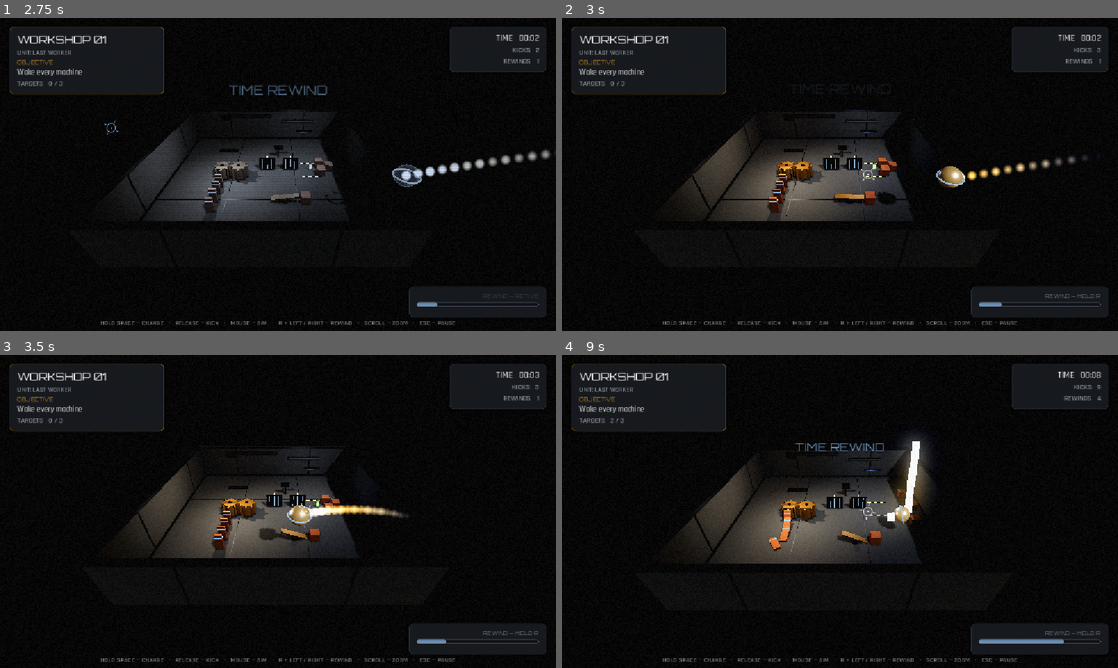
Above: before the commit, frames 1-4 (two rows, left to right).
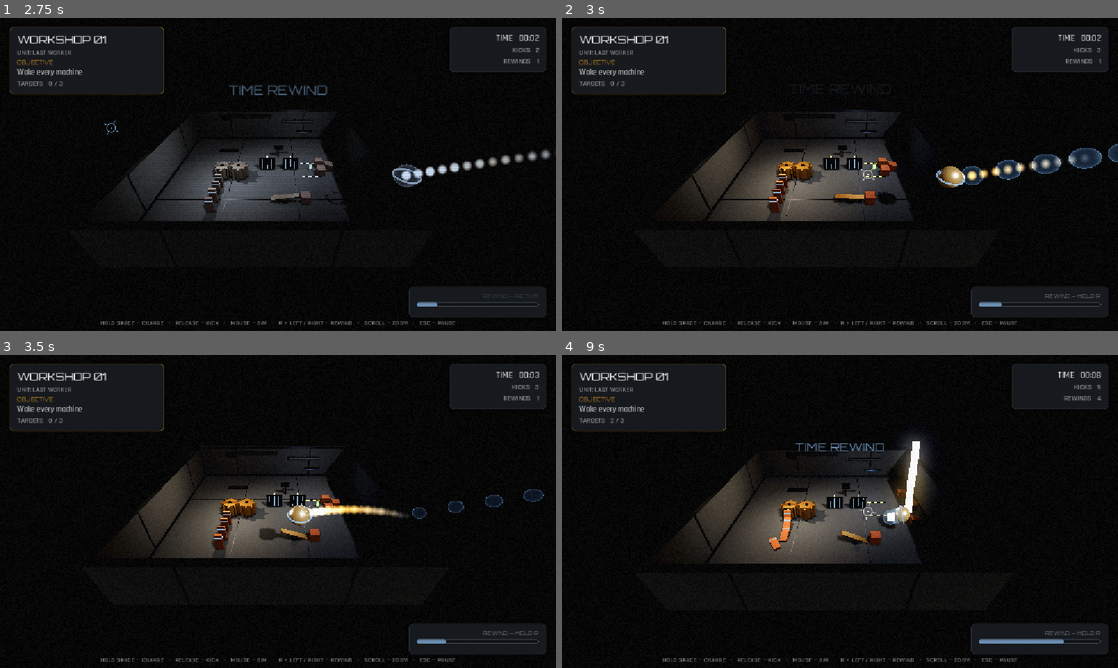
Above: after the commit, the same moments.

Repository: fairuz-anadi/Final-Kick
Game: Godot game, scene res://scenes/tech_demo_showcase.tscn
The game is run twice, just before and just after one commit, with the same random seed, the same clock (stepped at 60 frames per second) and the same inputs. This scene is started directly instead of the project's main scene.
Inputs (mouse positions are in pixels of both pictures, inside the frame that each line leads up to):
- Up to frame 1 (2.75 s): move the mouse to (250, 237) at 0.52 s; hold Space (kick) 0.53-1.28 s; hold Right 0.53-2.03 s; click (250, 237) at 0.67 s; move the mouse to (444, 221) at 1.27 s; tap Space (kick) at 1.35, 2.3 s; move the mouse to (111, 127) at 2.02 s; hold Left from 2.03 s (still down); hold R from 2.03 s (still down)
- Up to frame 2 (3 s): keep holding Left; move the mouse to (867, 174) at 2.77 s; release R at 2.78 s; tap Space (kick) at 2.85 s; click (867, 174) at 2.92 s
- Up to frame 3 (3.5 s): keep holding Left
- Up to frame 4 (9 s): move the mouse to (756, 433) at 3.52 s; hold Space (kick) 3.53-4.28 s; move the mouse to (962, 495) at 4.27 s; release Left at 4.28 s; hold Right 4.28-8.03 s; tap R at 4.35, 8.85 s; tap Space (kick) at 4.55, 5.85, 6.8, 7.35 s; move the mouse to (728, 527) at 5.02 s; hold Space (kick) 5.03-5.78 s; click (728, 527) at 5.17 s; move the mouse to (895, 442) at 5.77 s; move the mouse to (812, 574) at 6.52 s; hold R 6.53-7.28 s; move the mouse to (1006, 558) at 7.27 s; click (1006, 558) at 7.42 s; move the mouse to (673, 464) at 8.02 s; hold Space (kick) 8.03-8.78 s; hold Left from 8.03 s (still down); move the mouse to (867, 511) at 8.77 s

Frame 1 is identical in both runs. In frame 2, 1.1% of the frame differs, in the area x 72-100%, y 40-54%; in frame 3, 0.4%; in frame 4, less than 0.1%.

Commit message:
Add Flawless badge and rewind ghost trail

Diff:
--- a/scenes/ui/result_screen.tscn
+++ b/scenes/ui/result_screen.tscn
@@ -87,6 +87,16 @@
 text = "S"
 horizontal_alignment = 1
 
+[node name="FlawlessBadge" type="Label" parent="Panel/Center/VBox"]
+unique_name_in_owner = true
+visible = false
+layout_mode = 2
+theme_override_colors/font_color = Color(0.42, 0.749, 0.349, 1)
+theme_override_fonts/font = ExtResource("3")
+theme_override_font_sizes/font_size = 20
+text = "★ FLAWLESS — NO REWINDS USED"
+horizontal_alignment = 1
+
 [node name="Stats" type="Label" parent="Panel/Center/VBox"]
 unique_name_in_owner = true
 layout_mode = 2
--- a/scripts/ball.gd
+++ b/scripts/ball.gd
@@ -1,4 +1,6 @@
 extends RigidBody3D
+
+const GhostMaterial := preload("res://assets/materials/ghost_material.tres")
 
 # --- Kick tuning ---
 @export var min_impulse: float = 4.0
@@ -9,6 +11,11 @@
 # --- Rewind/scrub tuning ---
 @export var max_history_frames: int = 600  # ~10s of history at 60 physics fps
 @export var scrub_speed: float = 30.0      # history frames stepped per second while scrubbing
+
+# --- Ghost trail (shows the abandoned "first attempt" after a rewind + new kick) ---
+@export var ghost_trail_point_count: int = 10   # sampled markers spread across the abandoned path
+@export var ghost_trail_marker_radius: float = 0.5  # matches the ball's default SphereMesh radius
+@export var ghost_trail_fade_duration: float = 1.5
 
 var charging: bool = false
 var charge_time: float = 0.0
@@ -116,9 +123,43 @@
 	# becomes the new "present," so any frames recorded after it are now a
 	# future that never happened and get dropped.
 	var index := int(round(scrub_index))
+	var abandoned: Array[Dictionary] = history.slice(index + 1)
 	history = history.slice(0, index + 1)
 	is_scrubbing = false
 	freeze = false
+	_spawn_ghost_trail(abandoned)
+
+# --- Ghost trail: a faint marker at intervals along wherever the ball went
+# during the attempt that just got overwritten by rewinding + kicking again. ---
+
+func _spawn_ghost_trail(abandoned: Array[Dictionary]) -> void:
+	if abandoned.is_empty():
+		return
+	var step: int = maxi(1, int(ceil(abandoned.size() / float(ghost_trail_point_count))))
+	var i := 0
+	while i < abandoned.size():
+		_spawn_ghost_marker(abandoned[i]["position"])
+		i += step
+
+func _spawn_ghost_marker(marker_position: Vector3) -> void:
+	var marker := MeshInstance3D.new()
+	var sphere := SphereMesh.new()
+	sphere.radius = ghost_trail_marker_radius
+	sphere.height = ghost_trail_marker_radius * 2.0
+	marker.mesh = sphere
+
+	# Duplicated so fading this marker's alpha doesn't fade every other
+	# marker (or the scrubbing ball) sharing the same base resource.
+	var mat := GhostMaterial.duplicate() as ShaderMaterial
+	marker.material_override = mat
+
+	get_tree().current_scene.add_child(marker)
+	marker.global_position = marker_position
+
+	var tween := marker.create_tween()
+	tween.tween_property(mat, "shader_parameter/ghost_color:a", 0.0, ghost_trail_fade_duration)
+	tween.parallel().tween_property(marker, "scale", Vector3.ZERO, ghost_trail_fade_duration)
+	tween.tween_callback(marker.queue_free)
 
 # --- Kick (paused entirely while scrub mode is active) ---
 
--- a/scripts/ui/result_screen.gd
+++ b/scripts/ui/result_screen.gd
@@ -21,6 +21,7 @@
 @onready var _panel: Control = %Panel
 @onready var _stats_label: Label = %Stats
 @onready var _rank_label: Label = %Rank
+@onready var _flawless_badge: Label = %FlawlessBadge
 
 func _ready() -> void:
 	_panel.visible = false
@@ -40,6 +41,7 @@
 		_efficiency(stats),
 	]
 	_rank_label.text = _rank(stats)
+	_flawless_badge.visible = stats["rewinds"] == 0
 
 	_panel.visible = true
 	_panel.modulate.a = 0.0
Not shown, added: assets/audio/.gitkeep
